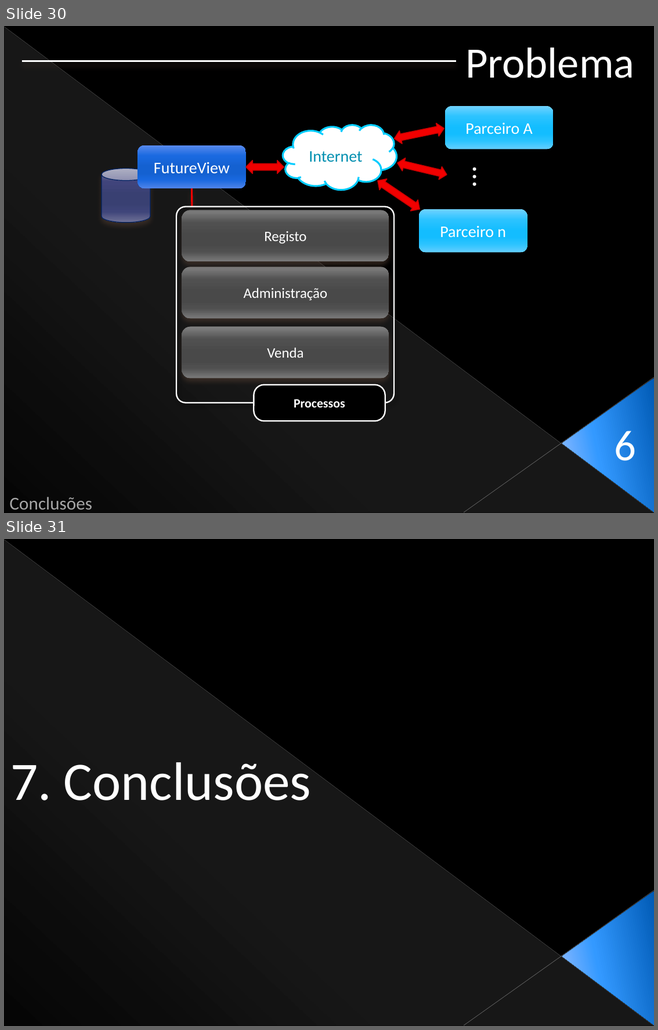
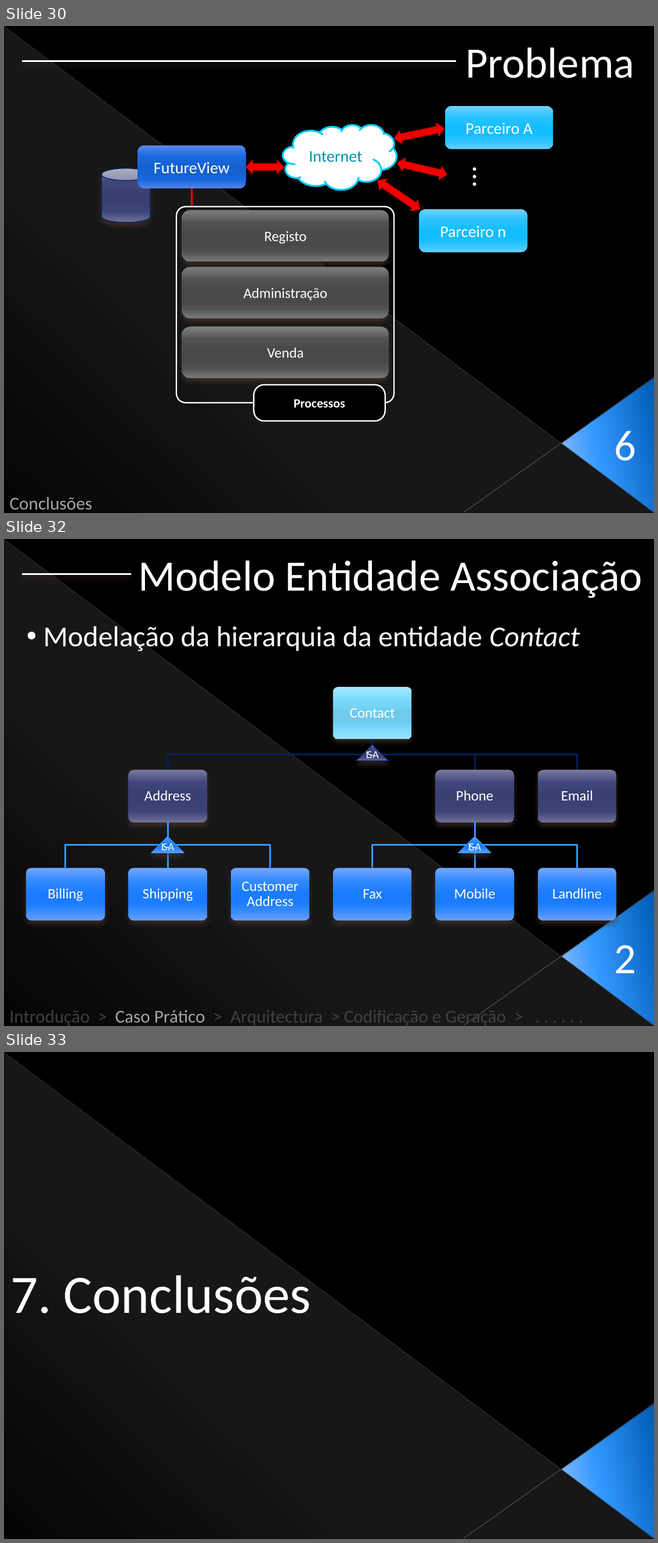
Before and after one commit to Netivski/projectoseminario, a slide deck: Apresentação Final/Presentation Sketch super super.pptx. Shown one above the other, each under a label of ours: slides 30 and 31 before the commit, slides 30, 32 and 33 after it; the slides between them are not shown. The pictures are 658x1030 and 658x1543 pixels, drawn with LibreOffice and Linux fonts; fonts in the diff are those of the drawing. Boxes give left, top, right and bottom in pixels: in the first picture for what was removed or moved away, otherwise in the second. Text is boxed around its words. In the diff, an @@ line names an element or a change of style, - is before the commit and + after.

```diff
--- a/Apresentação Final/Presentation Sketch super super.pptx
+++ b/Apresentação Final/Presentation Sketch super super.pptx
@@ slide 32 added at box(4, 539, 654, 1026), background #000000; not listed: 4 template elements that a slide beside it also shows @@
@@ text added at box(139, 560, 642, 598), 48 pt, text #FFFFFF @@
+Modelo Entidade Associação
@@ line added from (132, 574) to (21, 574), #FFFFFF 2 pt @@
@@ text added at box(43, 626, 579, 652), 32 pt, text #FFFFFF @@
+• Modelação da hierarquia da entidade Contact
@@ triangle added at box(356, 745, 389, 761), fill gradient #777B9D to #40467C to #3A4072 to #40457B to #6F7297, outline #002060 0.79 pt, 12 pt, text #FFFFFF @@
+IS-A
@@ group added at box(26, 687, 616, 921): 10 rounded rectangles, 10 texts, 9 freeform shapes @@
+Contact
+Address
+Billing
+Shipping
+Customer Address
+Phone
+Fax
+Mobile
+Landline
+Email
@@ triangle added at box(151, 837, 184, 853), fill gradient #75A9FF to #3389FF to #1B7CFF to #3188FF to #67A1FF, outline #3399FF 0.79 pt, 12 pt, text #FFFFFF @@
+IS-A
@@ triangle added at box(458, 837, 491, 853), fill gradient #75A9FF to #3389FF to #1B7CFF to #3188FF to #67A1FF, outline #3399FF 0.79 pt, 12 pt, text #FFFFFF @@
+IS-A
@@ text added at box(614, 945, 636, 973), 48 pt, text #FFFFFF @@
+2
@@ text added at box(10, 1008, 506, 1026), 20 pt, text #404040 @@
+Introdução > Caso Prático > Arquitectura > Codificação e Geração > . . . . . .
@@ what was slide 31 is now slide 33 @@
```
Also in this commit, not shown: 1 other slide added.
